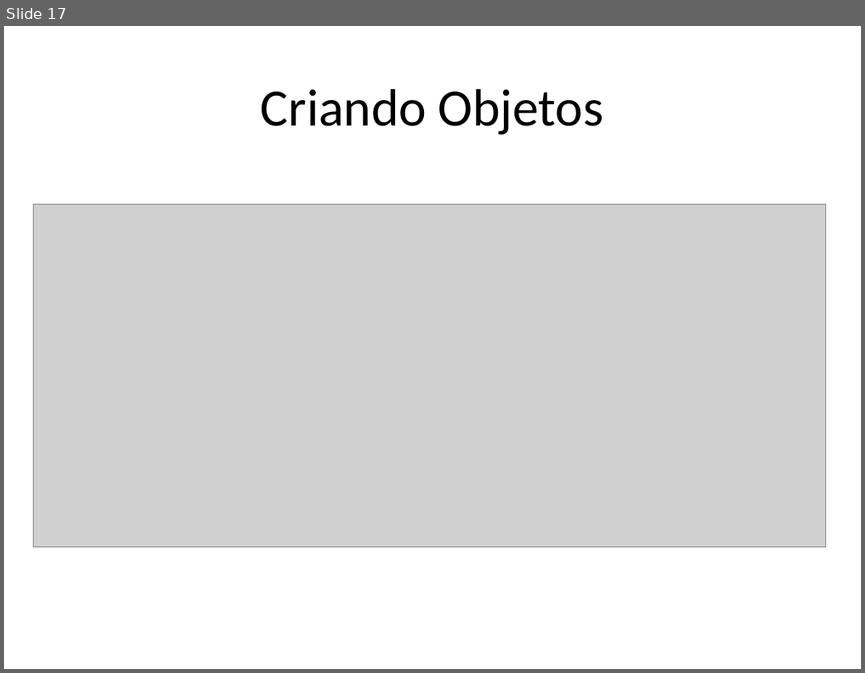
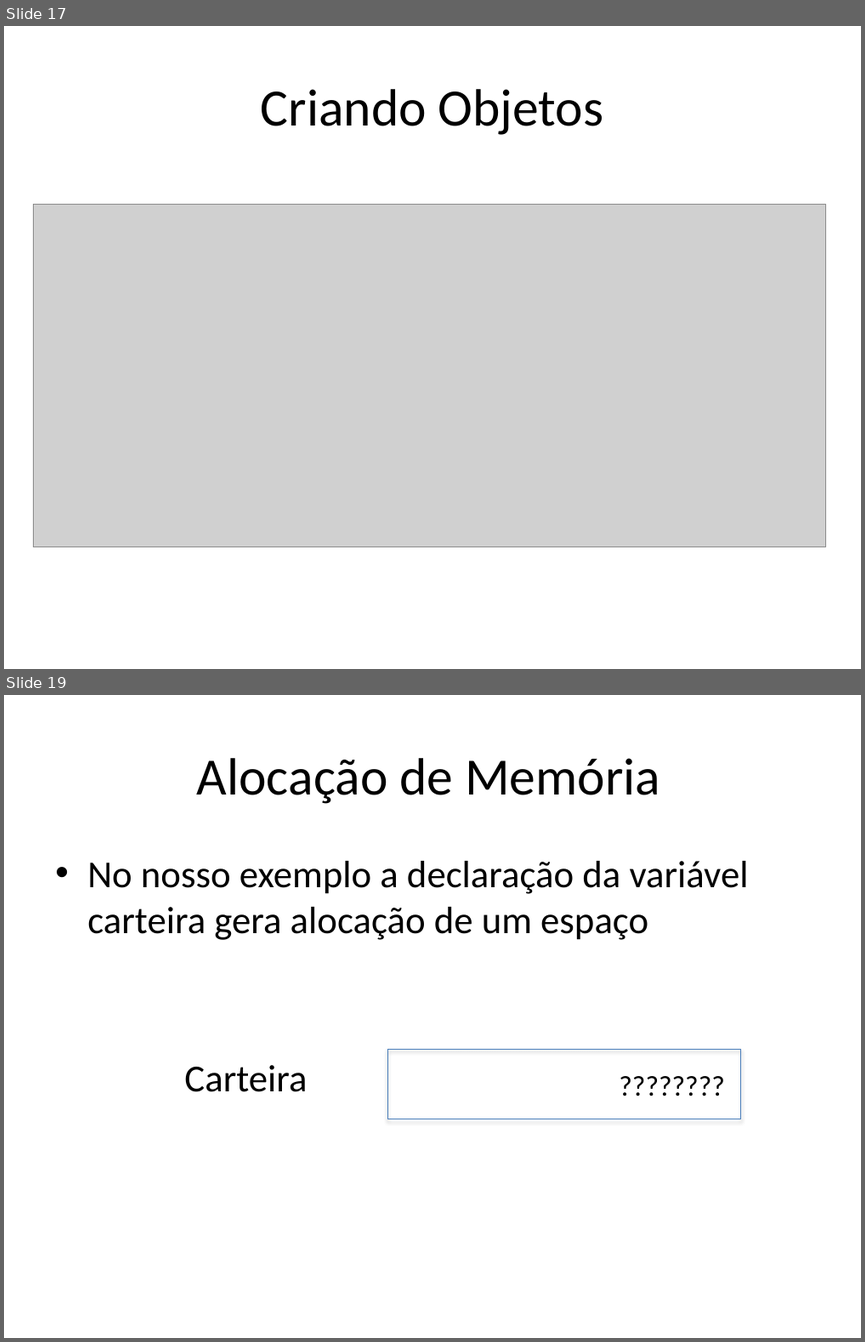
Before and after one commit to renanlessa/CursoJava, a slide deck: Documentos/Orientação a Objetos.pptx. Shown one above the other, each under a label of ours: slide 17 before the commit, slides 17 and 19 after it; the slides between them are not shown. The pictures are 865x673 and 865x1342 pixels, drawn with LibreOffice and Linux fonts; fonts in the diff are those of the drawing; grey boxes stand for pictures. Boxes give left, top, right and bottom in pixels: in the first picture for what was removed or moved away, otherwise in the second. Text is boxed around its words. In the diff, an @@ line names an element or a change of style, - is before the commit and + after.

```diff
--- a/Documentos/Orientação a Objetos.pptx
+++ b/Documentos/Orientação a Objetos.pptx
@@ slide 19 added at [4,695,861,1338], background #FFFFFF @@
@@ title added at [197,758,660,804], 44 pt, text #000000 @@
+Alocação de Memória
@@ text added at [87,861,749,940], 32 pt, text #000000 @@
+• No nosso exemplo a declaração da variável carteira gera alocação de um espaço
@@ rectangle added at [388,1049,741,1119], outline #4B7EBC 0.75 pt @@
@@ text added at [184,1065,307,1092], 32 pt, text #000000 @@
+Carteira
@@ text added at [577,1063,733,1106], 24 pt, text #000000 @@
+????????
```
Also in this commit, not shown: 1 slide changed, 5 other slides added, 7 other files.
